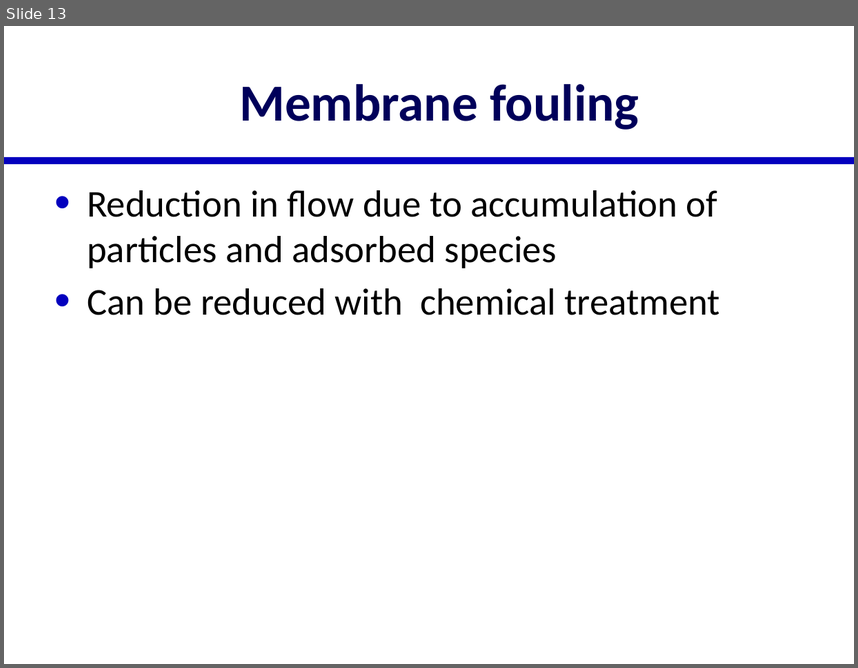
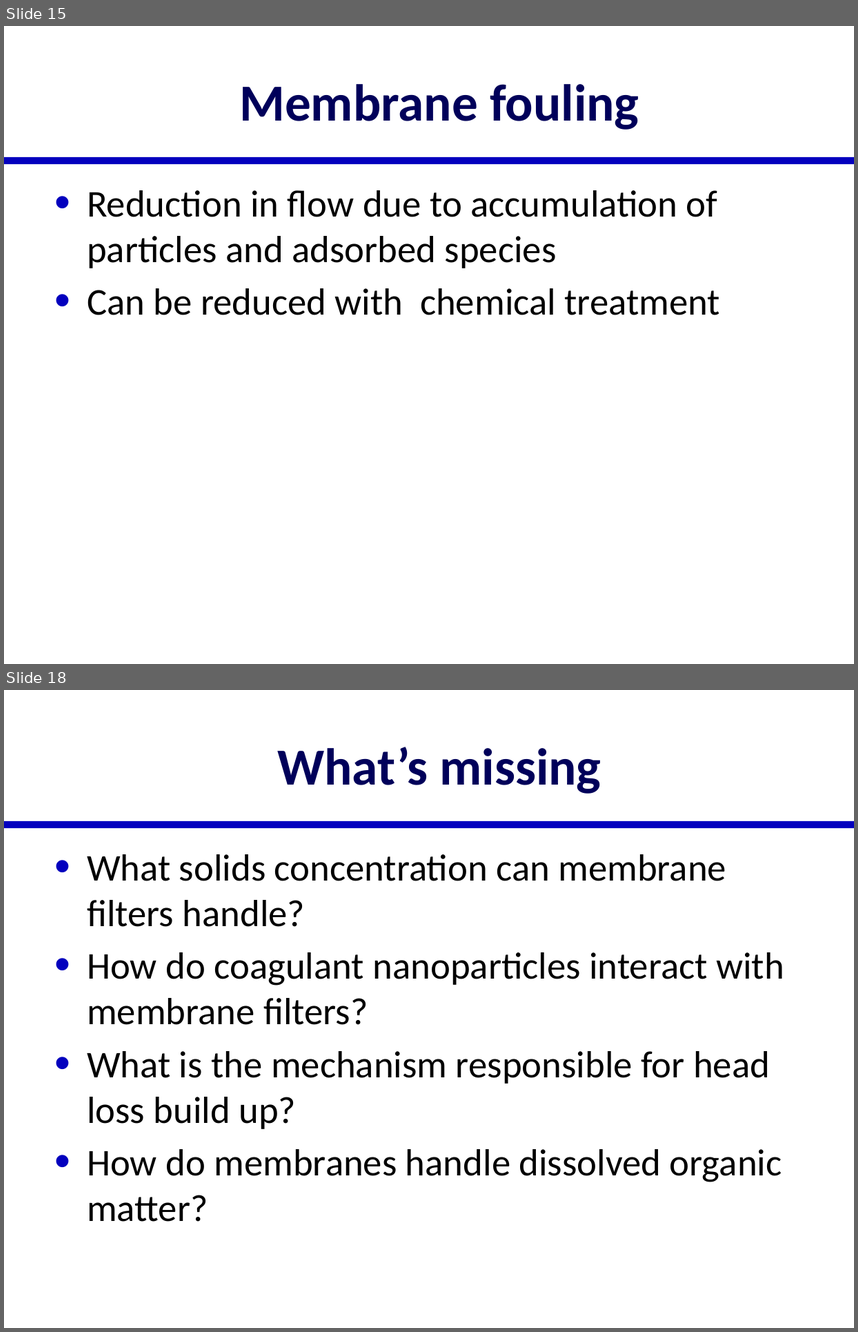
Before and after one commit to AguaClara/SWOT, a slide deck: Lectures/In Class/Membrane Filtration.pptx. Shown one above the other, each under a label of ours: slide 13 before the commit, slides 15 and 18 after it; the slides between them are not shown. The pictures are 858x668 and 858x1332 pixels, drawn with LibreOffice and Linux fonts; fonts in the diff are those of the drawing. Boxes give left, top, right and bottom in pixels: in the first picture for what was removed or moved away, otherwise in the second. Text is boxed around its words. In the diff, an @@ line names an element or a change of style, - is before the commit and + after.

Commit message:
membranes

```diff
--- a/Lectures/In Class/Membrane Filtration.pptx
+++ b/Lectures/In Class/Membrane Filtration.pptx
@@ slide 18 added at [4, 690, 854, 1328], background #FFFFFF; not listed: 1 template element that a slide beside it also shows @@
@@ title added at [277, 747, 602, 793], 44 pt, text #00005A, bold @@
+What’s missing
@@ text added at [87, 854, 784, 1221], 32 pt, text #000000 @@
+• What solids concentration can membrane filters handle?
+• How do coagulant nanoparticles interact with membrane filters?
+• What is the mechanism responsible for head loss build up?
+• How do membranes handle dissolved organic matter?
@@ what was slide 13 is now slide 15 @@
```
Also in this commit, not shown: 1 slide changed, 6 other slides added, 2 other files.
